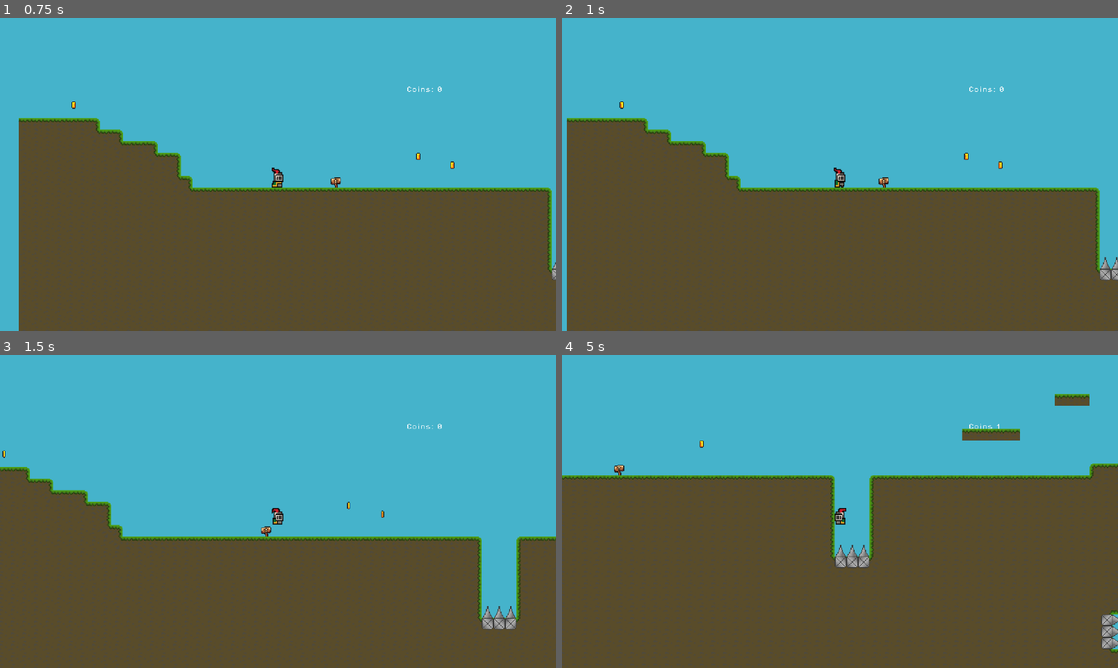
Above: before the commit, frames 1-4 (two rows, left to right).
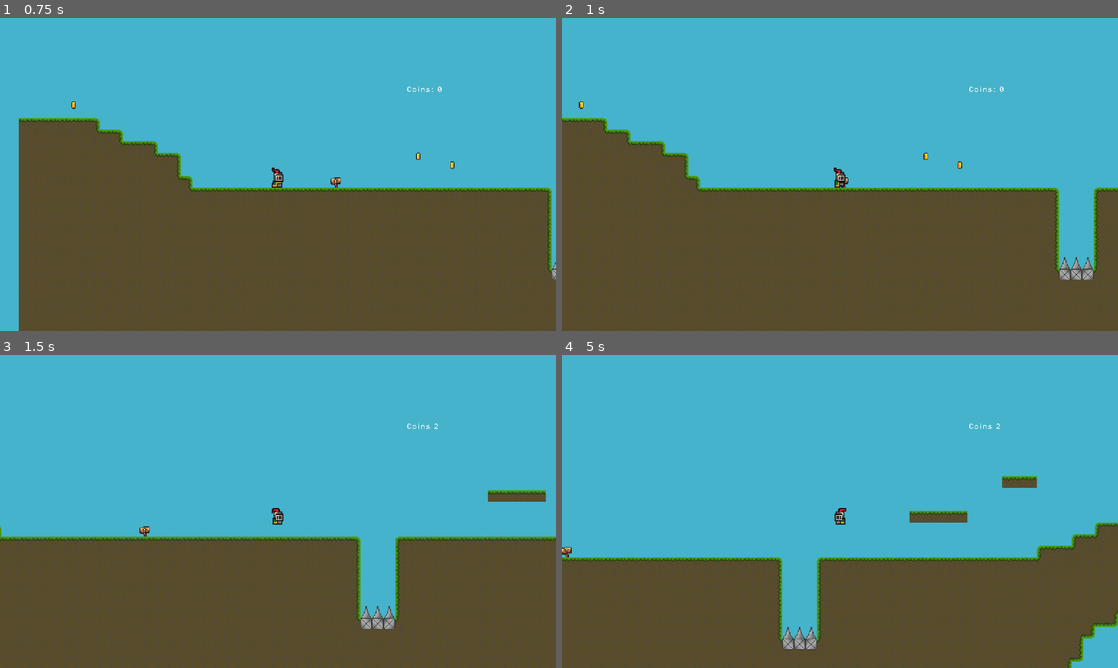
Above: after the commit, the same moments.

Repository: Swankified0/game
Game: Godot game, scene res://scenes/game.tscn
Same seed, same stepped clock (60 frames per second), same inputs: the game is played once before the commit and once after it.
Inputs:
- Up to frame 1 (0.75 s): hold D (moveRight) from 0.53 s (still down); hold S (Crouch) from 0.53 s (still down)
- Up to frame 2 (1 s): keep holding D (moveRight); keep holding S (Crouch); tap Space (Jump) at 0.77 s; tap Shift (dash) at 0.8 s
- Up to frame 3 (1.5 s): keep holding D (moveRight); tap Space (Jump) at 1.07 s; release S (Crouch) at 1.28 s; tap Shift (dash) at 1.35 s
- Up to frame 4 (5 s): tap Space (Jump) at 1.52, 1.55, 1.82, 2.1, 3.02, 3.32, 3.77, 3.8, 4.07, 4.52, 4.82 s; release D (moveRight) at 2.03 s; hold A (moveLeft) 2.03-2.78 s; hold S (Crouch) 2.03-2.78 s; hold D (moveRight) 2.78-4.28 s; tap W (Climb) at 2.85 s; tap Shift (dash) at 3.05, 4.35 s; hold S (Crouch) 3.53-4.28 s; hold A (moveLeft) from 4.28 s (still down); tap S (Crouch) at 4.55 s

Frame 1 is identical in both runs. In frame 2, 6.5% of the frame differs, in the area x 0-100%, y 26-100%; in frame 3, 9.0%; in frame 4, 29%, in the area x 0-100%, y 12-100%.

Commit message:
Change some stuff with dashes

Diff:
--- a/scripts/player.gd
+++ b/scripts/player.gd
@@ -43,6 +43,9 @@
 const MAX_GROUND_SPEED = 180
 const MAX_AIR_SPEED = 250
 
+const FALL_SPEED = 500
+const FASTFALL_SPEED = 700
+
 const LEAP_VELOCITY = -400
 const JUMP_VELOCITY = -360
 const HOP_VELOCITY = -275
@@ -70,19 +73,19 @@
 	longGround = 1.1,
 
 	airDefault = 2.0,
-	airUp = 2.1,
-	airUpRight = 2.2,
-	airRight = 2.3,
-	airDownRight = 2.4,
-	airDown = 2.5,
-	airDownLeft = 2.6,
-	airLeft = 2.7,
-	airUpLeft = 2.8,
+	airUp = 2.8,
+	airUpRight = 2.9,
+	airRight = 2.6,
+	airDownRight = 2.3,
+	airDown = 2.2,
+	airDownLeft = 2.1,
+	airLeft = 2.4,
+	airUpLeft = 2.7,
 
 	landingDefault = 3.0,
-	landingDownRight = 3.1,
+	landingDownRight = 3.3,
 	landingDown = 3.2,
-	landingDownLeft = 3.3
+	landingDownLeft = 3.1
 	}
 
 const STOP: Vector2 = Vector2(0,0)
@@ -203,7 +206,7 @@
 		hitbox_body_right.disabled = false
 
 	#Handle Wall Stick and apply movement
-	if is_on_wall_only() and hasWallJump:
+	if is_on_wall_only() and hasWallJump or wallStick:
 		#Check if player is airdashing or not already stuck to a wall
 		if (dashType >= 2 and dashType < 3) and not wallStick:
 			#Check if dash is horizontal
@@ -250,17 +253,18 @@
 
 		#First tick of Dash Landing
 		if grounded and dashType > 2 and dashType < 3:
-			if dashType == 2.3 or dashType == 2.7:
+			#Horizontal Dash
+			if dashType == 2.6 or dashType == 2.4:
 				dashType = 3.0
 
-			elif dashType == 2.4:
+			elif dashType == 2.3:
+				dashType = 3.3
+
+			elif dashType == 2.2:
+				dashType = 3.2
+
+			elif dashType == 2.1:
 				dashType = 3.1
-
-			elif dashType == 2.5:
-				dashType = 3.2
-
-			elif dashType == 2.6:
-				dashType = 3.3
 
 			dashLand = true
 			hitbox_feet.disabled = false
@@ -308,17 +312,19 @@
 
 	#Handle dashes
 	if Input.is_action_just_pressed("dash") and dashType == 0 and not dashRelease:
+		#Ground dash
 		if grounded:
+			#Crouch dash is shorter
 			if crouching:
 				dashCountdown = DASH_TIME - 5
 				dashSpeedx = DASH_SPEED - 50
 				dashType = 1.0
-
+			#Normal Ground Dash
 			else:
 				dashCountdown = DASH_TIME
 				dashSpeedx = DASH_SPEED
 				dashType = 1.1
-
+		#Set default airdash, get dash cardinal
 		elif hasAirdash:
 			dashCountdown = DASH_TIME
 			dashCardinal = getCardinal()
@@ -377,11 +383,10 @@
 		if inputVector == Vector2(-1, 1) or inputVector == Vector2(0, 1) or inputVector == Vector2(1, 1):
 			print("30")
 			velocity = Vector2(-facing * 468, -270)
-
-		elif inputVector == Vector2(0, -1) or inputVector == Vector2(1, -1) or inputVector == Vector2(-1, -1): #60
+		#60
+		elif inputVector == Vector2(0, -1) or inputVector == Vector2(1, -1) or inputVector == Vector2(-1, -1):
 			print("60")
 			velocity = Vector2(-facing * 270, -381)
-
 		else: #45
 			print("45")
 			velocity = Vector2(-facing * 381, -381)
@@ -412,11 +417,11 @@
 	gravity = GRAVITY
 	#Apply max vertical speed and gravity
 	if crouching:
-		maxSpeedy = 700
+		maxSpeedy = FASTFALL_SPEED
 		gravity *= 1.5
 
 	else:
-		maxSpeedy = 500
+		maxSpeedy = FALL_SPEED
 
 	#Handle acceleration/decceleration
 	if direction != 0:
@@ -465,43 +470,43 @@
 			if dashCardinal[1] < 0: #Up-right
 				dashSpeedx = 297
 				dashSpeedy = -297
-				dashType = 2.2
+				dashType = 2.9
 
 			elif dashCardinal[1] > 0: #Down-right
 				dashSpeedx = 297
 				dashSpeedy = 297
-				dashType = 2.7
+				dashType = 2.3
 
 			else: #right
 				dashSpeedx = DASH_SPEED
 				dashSpeedy = 0
-				dashType = 2.3
+				dashType = 2.6
 
 		elif dashCardinal[0] < 0:
 			if dashCardinal[1] < 0: #Up-left
 				dashSpeedx = -297
 				dashSpeedy = -297
-				dashType = 2.8
+				dashType = 2.7
 
 			elif dashCardinal[1] > 0: #Down-left
 				dashSpeedx = -297
 				dashSpeedy = 297
-				dashType = 2.6
+				dashType = 2.1
 
 			else: #left
 				dashSpeedx = -DASH_SPEED
 				dashSpeedy = 0
-				dashType = 2.7
+				dashType = 2.4
 		else:
 			if dashCardinal[1] < 0: #Up
 				dashSpeedx = 0
 				dashSpeedy = -297
-				dashType = 2.1
+				dashType = 2.8
 
 			else: #Down
 				dashSpeedx = 0
 				dashSpeedy = DASH_SPEED
-				dashType = 2.5
+				dashType = 2.2
 
 		velocity.x = dashSpeedx
 		velocity.y = dashSpeedy
@@ -512,14 +517,11 @@
 		velocity.y = 0
 
 	elif dashLand:
-		if dashType == 3.3:
-			velocity.x = -dashSpeedx
-
-		elif dashType == 3.2 or dashType == 3.0:
+		if dashType == 3.3 or dashType == 3.1 or dashType == 3.0:
+			velocity.x = dashSpeedx * facing
+
+		elif dashType == 3.2:
 			velocity.x = 0
-
-		elif dashType == 3.1:
-			velocity.x = dashSpeedx
 
 	#Apply gravity for not dashing
 	else:
